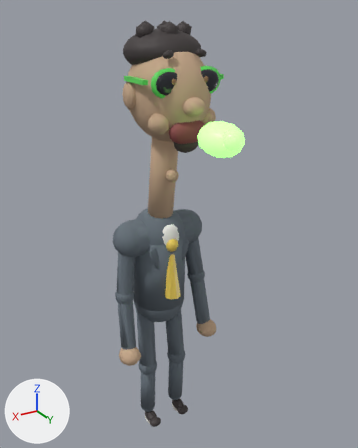
Renders of the FBX model unity/Assets/Art/Characters/generated/P2_Niko.fbx from each side of a commit.
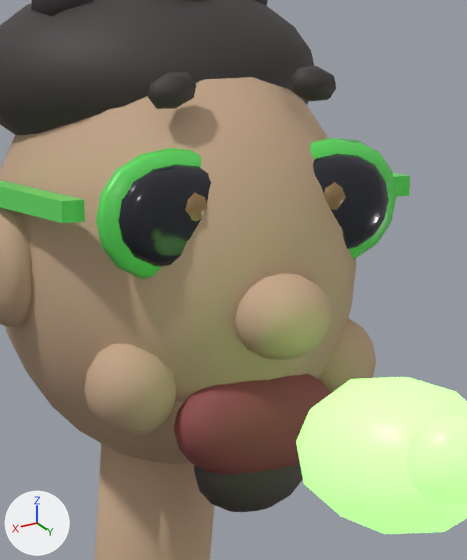
The first picture shows the older version from a 50 mm camera at (1.43, 2.66, 2.86) aimed at (-0.02, 0.25, 1.66). The close-ups show the older and then the newer version on the part from 36% to 66% of the width and 7% to 37% of the height of that picture. Only the edits that show in the close-ups are written down. Every picture has the same lights, and +X, +Y and +Z are marked at lower left. Where no turn or scale is listed for an object, it has been applied to the vertices. Vertices at exactly the same position are counted once.

The first close-up shows 'BadBreath', 'Head', 'Neck'.
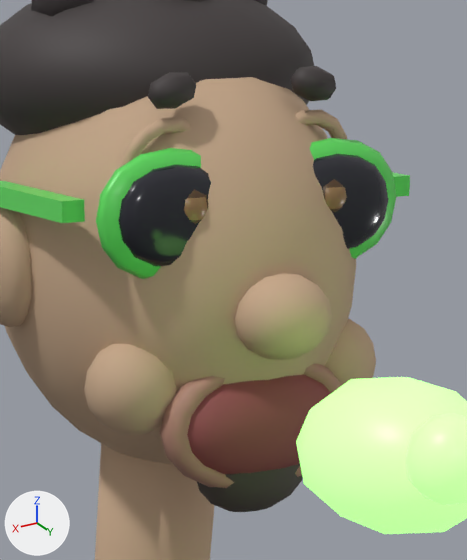
What differs and where, as boxes (x1, y1, x2, y2) in the close-ups (467 x 560 px):
part 1 of me_sphere_009, added (mostly hidden)
    after: (323, 179, 347, 212)
part 2 of me_sphere_009, added (brown)
    after: (325, 187, 347, 209)
part 3 of me_sphere_009, added (mostly hidden)
    after: (183, 189, 208, 224)
part 4 of me_sphere_009, added (brown)
    after: (185, 197, 207, 220)
part 5 of me_sphere_009, added (beige)
    after: (159, 363, 342, 488)
part 6 of me_sphere_009, added (beige)
    after: (296, 110, 347, 139)
part 7 of me_sphere_009, added (beige)
    after: (121, 117, 191, 167)
part 8 of me_sphere_009, deleted (brown)
    before: (324, 182, 346, 210)
part 9 of me_sphere_009, deleted (brown)
    before: (185, 192, 207, 222)

Edits to the bpy script that builds the scene:
```text
Add mat_irisring:
    mat_irisring = principled_material('IrisRing')
    mat_irisring.base_color = (0.1, 0.05, 0.02)  # brown #593f27
    mat_irisring.roughness = 0.35
Add mat_lip:
    mat_lip = principled_material('Lip')
    mat_lip.base_color = (0.42, 0.22, 0.16)  # beige #ad816f
    mat_lip.roughness = 0.6
Change me_sphere_009:
    used by ob_head; location = (0.0, 0.0, 0.0)
    remove me_sphere_009.from_pydata(...)  # 2508 vertices, 2718 faces; spans x -0.263..0.263, y -0.113..0.488, z 2.14..2.815
    add me_sphere_009.from_pydata(...)  # 2992 vertices, 3222 faces; spans x -0.263..0.263, y -0.113..0.488, z 2.14..2.815
    me_sphere_009 part 1: a new loose piece, a UV sphere (12 segments, 8 rings, poles along z) spanning x -0.136..-0.064, y 0.327..0.399, z 2.494..2.566, in mat_irisring (brown #593f27)
    me_sphere_009 part 2: a new loose piece, a UV sphere (12 segments, 8 rings, poles along z) spanning x -0.13..-0.07, y 0.34..0.4, z 2.5..2.56, in mat_irisbrown (brown #997650)
    me_sphere_009 part 3: a new loose piece, a UV sphere (12 segments, 8 rings, poles along z) spanning x 0.064..0.136, y 0.327..0.399, z 2.494..2.566, in mat_irisring (brown #593f27)
    me_sphere_009 part 4: a new loose piece, a UV sphere (12 segments, 8 rings, poles along z) spanning x 0.07..0.13, y 0.34..0.4, z 2.5..2.56, in mat_irisbrown (brown #997650)
    me_sphere_009 part 5: a new loose piece of 144 vertices spanning x -0.14..0.14, y 0.355..0.395, z 2.174..2.346, in mat_lip (beige #ad816f)
    me_sphere_009 part 6: a new loose piece of 84 vertices spanning x -0.165..-0.035, y 0.304..0.344, z 2.505..2.629, in mat_skinniko (beige #c8aa8b)
    me_sphere_009 part 7: a new loose piece of 84 vertices spanning x 0.035..0.165, y 0.304..0.344, z 2.505..2.629, in mat_skinniko (beige #c8aa8b)
    me_sphere_009 part 8: the loose piece of 86 vertices spanning x -0.131..-0.069, y 0.336..0.398, z 2.499..2.561 is deleted
    me_sphere_009 part 9: the loose piece of 86 vertices spanning x 0.069..0.131, y 0.336..0.398, z 2.499..2.561 is deleted
    other edits to the shape of me_sphere_009 do not show in these pictures
    add me_sphere_009.materials.append(mat_irisring)  # brown #593f27
    add me_sphere_009.materials.append(mat_lip)  # beige #ad816f
```
